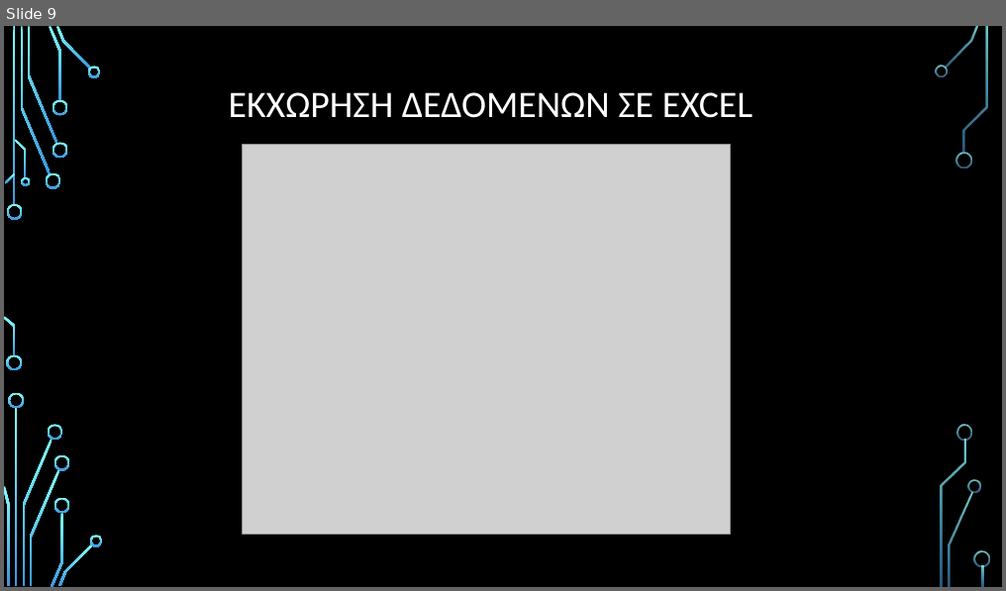
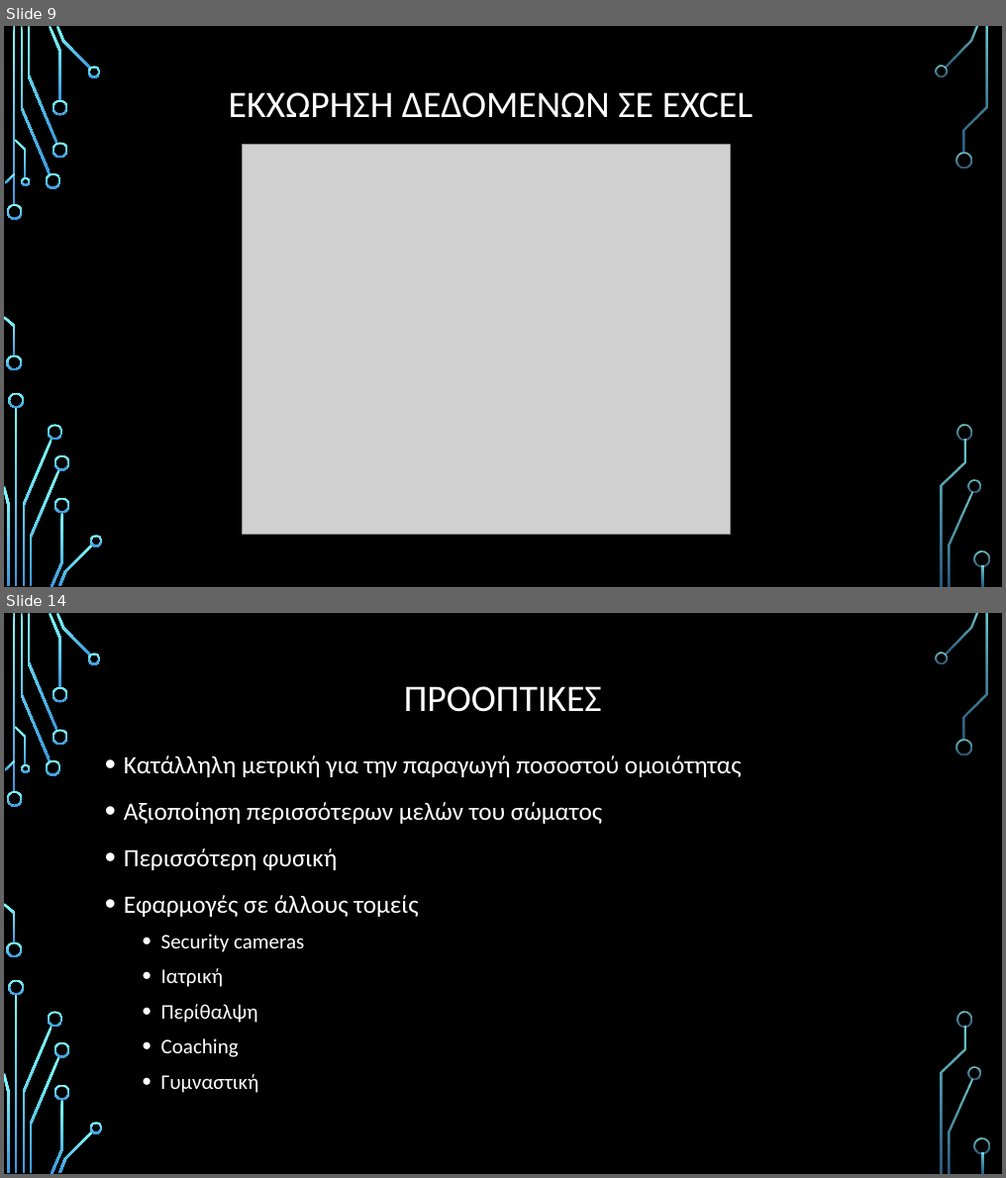
Before and after one commit to johny-kampe/Athletic-Performance-Optimization-Diploma-Thesis, a slide deck: Athletic Performance Optimization.pptx. Shown one above the other, each under a label of ours: slide 9 before the commit, slides 9 and 14 after it; the slides between them are not shown. The pictures are 1006x591 and 1006x1178 pixels, drawn with LibreOffice and Linux fonts; fonts in the diff are those of the drawing; grey boxes stand for pictures; background and template pictures are left out. Boxes give left, top, right and bottom in pixels: in the first picture for what was removed or moved away, otherwise in the second. Text is boxed around its words. In the diff, an @@ line names an element or a change of style, - is before the commit and + after.

```diff
--- a/Athletic Performance Optimization.pptx
+++ b/Athletic Performance Optimization.pptx
@@ slide 14 added at [4,613,1002,1174], background picture (left out); not listed: 36 template elements that a slide beside it also shows @@
@@ title added at [404,686,602,712], 36 pt, text #FFFFFF @@
+ΠΡΟΟΠΤΙΚΕΣ
@@ text added at [124,756,742,1093], 24 pt, text #FFFFFF @@
+• Κατάλληλη μετρική για την παραγωγή ποσοστού ομοιότητας
+• Αξιοποίηση περισσότερων μελών του σώματος
+• Περισσότερη φυσική
+• Εφαρμογές σε άλλους τομείς
+  • Security cameras
+  • Ιατρική
+  • Περίθαλψη
+  • Coaching
+  • Γυμναστική
```
Also in this commit, not shown: 3 slides changed, 5 other slides added, 4 slides removed.
